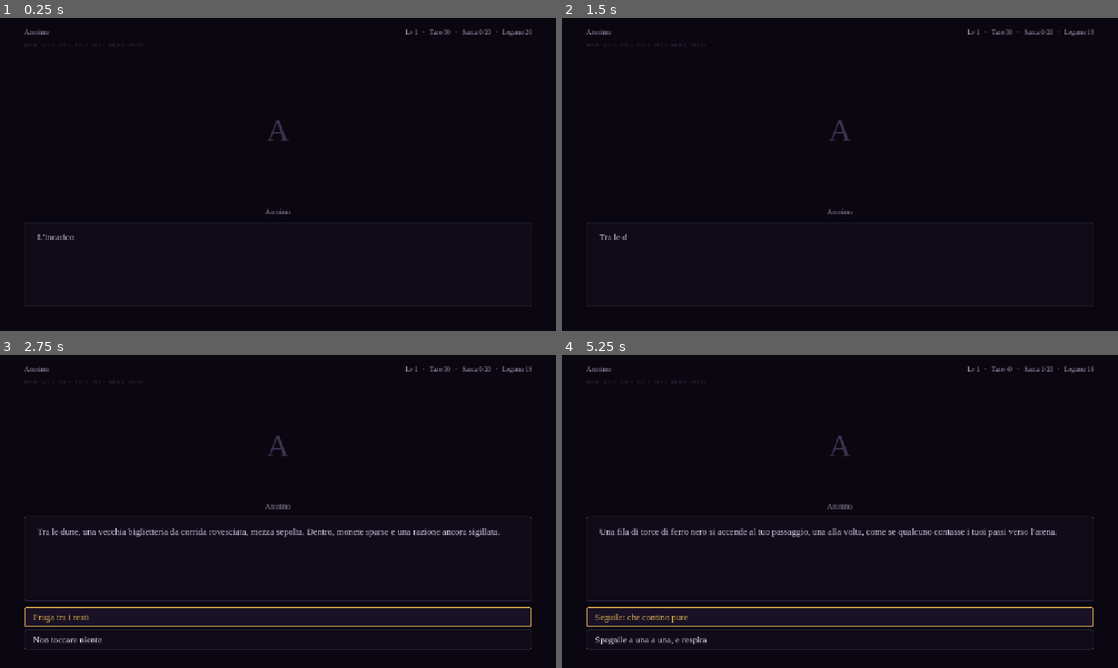
Above: before the commit, frames 1-4 (two rows, left to right).
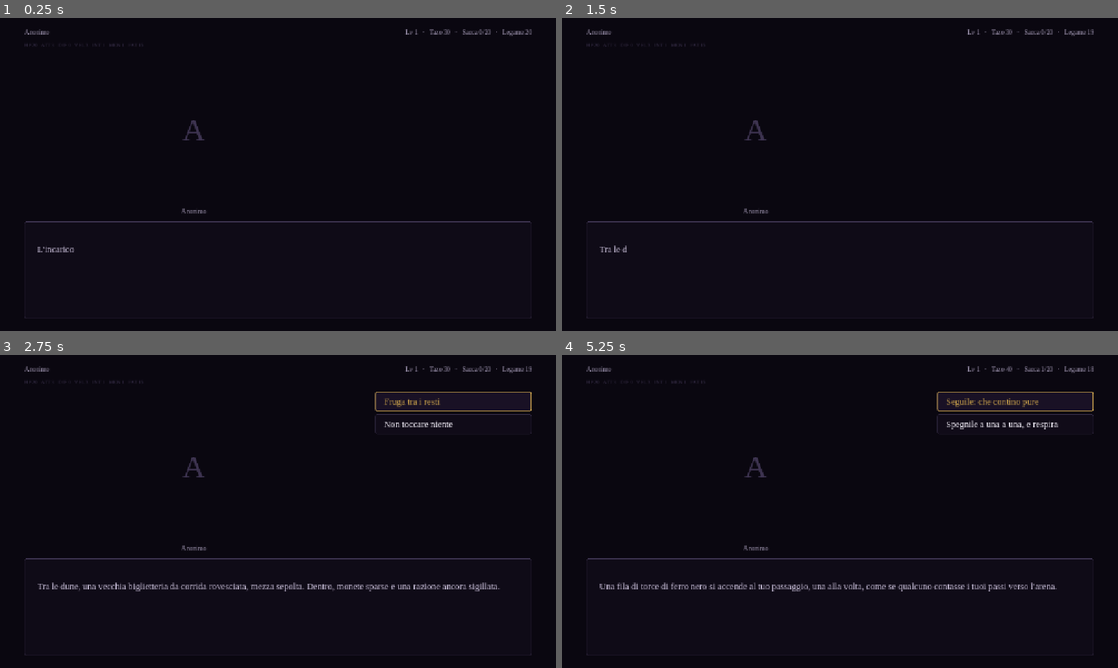
Above: after the commit, the same moments.

Repository: Rio-Chico-Devs/Carnivalz
Game: Godot game, scene res://scenes/Main.tscn
Two runs of this game, one before a commit and one after it. Both use one fixed random seed, a clock stepped at 60 frames per second and the inputs below. This scene is started directly instead of the project's main scene.
Inputs (mouse positions are in pixels of both pictures, inside the frame that each line leads up to):
- Up to frame 1 (0.25 s): no input
- Up to frame 2 (1.5 s): click (840, 174) at 0.5 s; click "Taglia per le dune" at 1.25 s
- Up to frame 3 (2.75 s): click (278, 511) at 2 s
- Up to frame 4 (5.25 s): click "Fruga tra i resti" at 2.75 s; click (840, 511) at 3.5 s; tap Enter (ui_accept) at 4.25, 4.52, 5 s; move the mouse to (962, 495) at 4.27 s; click (962, 495) at 4.42 s; move the mouse to (728, 527) at 5.02 s; click (728, 527) at 5.17 s

The runs differ from the first frame. In frame 1, 1.0% of the frame differs, in the area x 4-96%, y 32-96%; in frame 2, 0.9%; in frame 3, 4.6%; in frame 4, 4.9%, in the area x 4-96%, y 11-96%.

Commit message:
La schermata non si muove piu', ritmo del testo, Studia mirato
Cinque problemi segnalati da Bru.

1. Il box si ridimensionava. Due cause: il triangolino "vai avanti" stava
   dentro la colonna del box (comparendo aggiungeva una riga) e la
   targhetta col nome si nascondeva nelle narrazioni (togliendo la sua).
   Ora il triangolino e' un fratello del contenitore, sovrapposto in
   basso a destra, la targhetta resta sempre li' anche vuota, e
   l'altezza del box e' decisa una volta sola in _ready().

2. Le scelte spingevano su il box. Spostate nella colonna di destra, che
   tiene sempre la sua larghezza (forme.larghezza_scelte) anche quando e'
   vuota — altrimenti i ritratti si restringerebbero a ogni fine testo.
   Li' dentro anche "Parla con la squadra", "Mappa" e i compagni. Una
   scelta lunga va a capo invece di essere tagliata.

3. La mappa del tutorial non mostrava il punto d'atterraggio. Aggiunti
   "inizio" e "il masso" al grafo, con le connessioni verso il bivio.
   Perche' tornarci indietro non rifacesse gli scontri gia' vinti,
   primo_incontro e due_nemici ora hanno un vai_se_flag che salta al
   nodo successivo.

4. Il testo scorreva a velocita' costante. Adesso si ferma dove si
   fermerebbe una voce: una virgola e' un respiro corto, un punto una
   pausa, i puntini di sospensione un silenzio. BoxTesto.respiri() legge
   il testo senza bbcode e spezza il tween in pezzi di frase separati da
   tween_interval(). Durate in data/stile.json, sezione "ritmo"; si
   accorciano se il giocatore ha alzato la velocita' del testo.

5. Studia prendeva sempre il primo nemico. Ora si mira come Attacca: con
   piu' creature in campo si sceglie chi guardare. Con un nemico solo il
   menu non compare e resta a un click, come nel tutorial.

Co-Authored-By: Claude Opus 5 <noreply@anthropic.com>
Claude-Session: https://claude.ai/code/session_01AE7uzpDH1Lo1PHb29aXJxZ

Diff:
--- a/data/events_tutorial.json
+++ b/data/events_tutorial.json
@@ -2,12 +2,16 @@
 	"nodo_iniziale": "inizio",
 	"mappa_dungeon": {
 		"stanze": [
-			{ "id": "bivio", "nome": "Il bivio", "pos": [400, 400] },
-			{ "id": "pozze", "nome": "Le pozze d'acqua", "pos": [230, 260] },
-			{ "id": "collina", "nome": "La collina", "pos": [570, 260] },
+			{ "id": "inizio", "nome": "Punto d'atterraggio", "pos": [400, 610] },
+			{ "id": "masso", "nome": "Il masso e il ruscello", "pos": [400, 490] },
+			{ "id": "bivio", "nome": "Il bivio", "pos": [400, 370] },
+			{ "id": "pozze", "nome": "Le pozze d'acqua", "pos": [220, 240] },
+			{ "id": "collina", "nome": "La collina", "pos": [580, 240] },
 			{ "id": "convergenza", "nome": "Verso le urla", "pos": [400, 120] }
 		],
 		"connessioni": [
+			["inizio", "masso"],
+			["masso", "bivio"],
 			["bivio", "pozze"],
 			["bivio", "collina"],
 			["pozze", "convergenza"],
@@ -28,6 +32,7 @@
 			]
 		},
 		"primo_incontro": {
+			"vai_se_flag": { "flag": "tut_primo_goblin", "vai": "dopo_primo_goblin" },
 			"sequenza": [
 				{ "tipo": "narrazione", "testo": "Tra le felci, qualcosa ti nota e si fa avanti, saltando fuori dal suo nascondiglio, ti aggredisce." },
 				{ "tipo": "dialogo", "chi": "anonimo", "testo": "Vediamo di finire presto: non ho tempo da perdere." }
@@ -41,6 +46,7 @@
 				{ "tipo": "dialogo", "chi": "anonimo", "testo": "Le creature qui sembrano molto deboli... Qualunque cosa stia causando questa anomalia non deve essere molto forte..." }
 			],
 			"espr_sinistra": "pensiero",
+			"flag": "tut_primo_goblin",
 			"scelte": [
 				{ "testo": "Continua per la tua strada", "vai": "masso" }
 			]
@@ -54,6 +60,7 @@
 			]
 		},
 		"due_nemici": {
+			"vai_se_flag": { "flag": "tut_radura_superata", "vai": "bivio" },
 			"sequenza": [
 				{ "tipo": "narrazione", "testo": "Ti ritrovi in mezzo a una piccola radura fangosa. Le acque cristalline che emergono dai cumuli di fango umido creano un luccichio meraviglioso..." }
 			],
@@ -62,9 +69,10 @@
 		"bivio": {
 			"sequenza": [
 				{ "tipo": "dialogo", "chi": "anonimo", "testo": "Il sentiero sembra dividersi... ho un brutto presentimento... forse sarebbe meglio attraversare le pozze d'acqua." },
-				{ "tipo": "narrazione", "testo": "Da qui in avanti puoi consultare la mappa (bottone \"Mappa\") per vedere dove ti trovi e tornare nei posti che hai già visitato." }
-			],
-			"sblocca_stanze": ["bivio", "pozze", "collina"],
+				{ "tipo": "narrazione", "testo": "Il sentiero si dirama: da qui in poi conviene tenere d'occhio la mappa (bottone \"Mappa\"). Segna dove sei, e ti riporta nei posti che hai già visto senza doverli riattraversare a piedi." }
+			],
+			"flag": "tut_radura_superata",
+			"sblocca_stanze": ["inizio", "masso", "bivio", "pozze", "collina"],
 			"scena": "Il bivio: da una parte il sentiero scende verso le pozze d'acqua, dall'altra sale sulla collina. Più avanti, le urla.",
 			"scelte": [
 				{ "testo": "Scendi verso le pozze d'acqua", "vai": "pozze" },
--- a/data/stile.json
+++ b/data/stile.json
@@ -59,7 +59,8 @@
 		"padding_bottone_x": 20,
 		"padding_bottone_y": 11,
 		"altezza_box": 150,
-		"separazione": 14
+		"separazione": 14,
+		"larghezza_scelte": 360
 	},
 	"_nota_box": "Il box del testo (dialogo/narrazione/notifica) e il diario di combattimento: 'usa_texture' a true + un'i …(344 unchanged characters)…
 	"box": {
@@ -89,5 +90,11 @@
 		"uscita_sconfitto": 0.4,
 		"carta_titolo": 0.7,
 		"battito_indicatore": 0.85
+	},
+	"_nota_ritmo": "Le pause della macchina da scrivere sulla punteggiatura: il testo non scorre a velocita' costante, si ferma dove si fermerebbe una voce. In secondi, gia' divisi per la velocita' scelta dal giocatore.",
+	"ritmo": {
+		"pausa_virgola": 0.1,
+		"pausa_punto": 0.26,
+		"pausa_sospensione": 0.45
 	}
 }
--- a/scenes/BoxTesto.tscn
+++ b/scenes/BoxTesto.tscn
@@ -22,8 +22,10 @@
 scroll_active = true
 mouse_filter = 2
 
-[node name="Indicatore" type="Label" parent="Colonna"]
+[node name="Indicatore" type="Label" parent="."]
 unique_name_in_owner = true
 layout_mode = 2
+mouse_filter = 2
+text = "▼"
 horizontal_alignment = 2
-text = "▼"
+vertical_alignment = 2
--- a/scenes/Main.tscn
+++ b/scenes/Main.tscn
@@ -61,61 +61,75 @@
 layout_mode = 2
 mouse_filter = 2
 
-[node name="Palco" type="HBoxContainer" parent="Margini/Colonna"]
+[node name="Centro" type="HBoxContainer" parent="Margini/Colonna"]
 layout_mode = 2
+size_flags_vertical = 3
+mouse_filter = 1
+theme_override_constants/separation = 28
+
+[node name="Palco" type="HBoxContainer" parent="Margini/Colonna/Centro"]
+layout_mode = 2
+size_flags_horizontal = 3
 size_flags_vertical = 3
 mouse_filter = 2
 theme_override_constants/separation = 24
 
-[node name="SlotSinistra" parent="Margini/Colonna/Palco" instance=ExtResource("2_ritratto")]
+[node name="SlotSinistra" parent="Margini/Colonna/Centro/Palco" instance=ExtResource("2_ritratto")]
 unique_name_in_owner = true
 layout_mode = 2
 size_flags_horizontal = 3
 size_flags_vertical = 3
 
-[node name="SlotCentro" parent="Margini/Colonna/Palco" instance=ExtResource("2_ritratto")]
+[node name="SlotCentro" parent="Margini/Colonna/Centro/Palco" instance=ExtResource("2_ritratto")]
 unique_name_in_owner = true
 visible = false
 layout_mode = 2
 size_flags_horizontal = 3
 size_flags_vertical = 3
 
-[node name="SlotDestra" parent="Margini/Colonna/Palco" instance=ExtResource("2_ritratto")]
+[node name="SlotDestra" parent="Margini/Colonna/Centro/Palco" instance=ExtResource("2_ritratto")]
 unique_name_in_owner = true
 visible = false
 layout_mode = 2
 size_flags_horizontal = 3
 size_flags_vertical = 3
 
+[node name="ColonnaAzioni" type="VBoxContainer" parent="Margini/Colonna/Centro"]
+unique_name_in_owner = true
+layout_mode = 2
+size_flags_vertical = 3
+mouse_filter = 1
+theme_override_constants/separation = 10
+
+[node name="Scelte" type="VBoxContainer" parent="Margini/Colonna/Centro/ColonnaAzioni"]
+unique_name_in_owner = true
+layout_mode = 2
+theme_override_constants/separation = 6
+
+[node name="RigaAzioni" type="VBoxContainer" parent="Margini/Colonna/Centro/ColonnaAzioni"]
+unique_name_in_owner = true
+layout_mode = 2
+theme_override_constants/separation = 6
+
+[node name="BottoneDialoga" type="Button" parent="Margini/Colonna/Centro/ColonnaAzioni/RigaAzioni"]
+unique_name_in_owner = true
+layout_mode = 2
+text = "Parla con la squadra"
+
+[node name="BottoneMappa" type="Button" parent="Margini/Colonna/Centro/ColonnaAzioni/RigaAzioni"]
+unique_name_in_owner = true
+layout_mode = 2
+text = "Mappa"
+
+[node name="MenuCompagni" type="VBoxContainer" parent="Margini/Colonna/Centro/ColonnaAzioni/RigaAzioni"]
+unique_name_in_owner = true
+layout_mode = 2
+theme_override_constants/separation = 6
+
 [node name="BoxTesto" parent="Margini/Colonna" instance=ExtResource("3_box")]
 unique_name_in_owner = true
 layout_mode = 2
 size_flags_vertical = 0
-
-[node name="Scelte" type="VBoxContainer" parent="Margini/Colonna"]
-unique_name_in_owner = true
-layout_mode = 2
-theme_override_constants/separation = 6
-
-[node name="RigaAzioni" type="HBoxContainer" parent="Margini/Colonna"]
-unique_name_in_owner = true
-layout_mode = 2
-theme_override_constants/separation = 8
-
-[node name="BottoneDialoga" type="Button" parent="Margini/Colonna/RigaAzioni"]
-unique_name_in_owner = true
-layout_mode = 2
-text = "Parla con la squadra"
-
-[node name="BottoneMappa" type="Button" parent="Margini/Colonna/RigaAzioni"]
-unique_name_in_owner = true
-layout_mode = 2
-text = "Mappa"
-
-[node name="MenuCompagni" type="HBoxContainer" parent="Margini/Colonna/RigaAzioni"]
-unique_name_in_owner = true
-layout_mode = 2
-theme_override_constants/separation = 8
 
 [node name="CartaTitolo" type="Control" parent="."]
 unique_name_in_owner = true
--- a/scripts/BoxTesto.gd
+++ b/scripts/BoxTesto.gd
@@ -15,11 +15,23 @@
 # visual novel, e la cosa che i giocatori si aspettano senza doverla imparare).
 # Finita la scrittura compare il triangolino che pulsa in basso a destra.
 #
+# La macchina da scrivere non va a velocita' costante: si ferma dove si
+# fermerebbe una voce. Una virgola e' un respiro corto, un punto una pausa
+# vera, i puntini di sospensione un silenzio. Il testo arriva a pezzi di
+# frase invece che a filo continuo - la stessa frase letta ad alta voce.
+# Le durate stanno in data/stile.json, sezione "ritmo".
+#
 # Altezza SEMPRE fissa (Stile.forma("altezza_box")): "fit_content" e' spento
 # apposta. Un messaggio piu' lungo di un altro non deve far crescere il box
 # e spingere su/giu' tutto il resto della schermata (i ritratti sopra) - se
 # un testo non ci sta, scorre dentro il box (scroll_active), il box stesso
-# non si muove mai.
+# non si muove mai. Per lo stesso motivo:
+#   - il triangolino "vai avanti" NON sta nella colonna: e' un fratello del
+#     contenitore, sovrapposto in basso a destra. Se stesse nel flusso, il
+#     box crescerebbe di una riga ogni volta che compare.
+#   - la targhetta col nome non si nasconde mai: quando non parla nessuno
+#     resta li' vuota. Nasconderla toglierebbe la sua riga e farebbe saltare
+#     su il testo tra una narrazione e un dialogo.
 
 signal scrittura_finita
 
@@ -39,22 +51,33 @@
 	indicatore.add_theme_font_size_override("font_size", Stile.dimensione("piccolo"))
 	indicatore.visible = false
 	testo.custom_minimum_size = Vector2(0, Stile.forma("altezza_box"))
+	# la targhetta tiene la sua riga anche quando e' vuota: se collassasse, il
+	# testo salterebbe su di una riga passando da un dialogo a una narrazione
+	var altezza_nome := 0.0
+	var font_nome := targhetta.get_theme_font("font")
+	if font_nome != null:
+		altezza_nome = font_nome.get_height(Stile.dimensione("nome"))
+		targhetta.custom_minimum_size = Vector2(0, altezza_nome)
+	# l'altezza del box e' decisa qui una volta per tutte e non cambia piu':
+	# testo + riga della targhetta + separazione + i margini della cornice
+	var cornice := Stile.stile_box_testo()
+	custom_minimum_size = Vector2(0, Stile.forma("altezza_box") + altezza_nome + 8
+			+ cornice.get_margin(SIDE_TOP) + cornice.get_margin(SIDE_BOTTOM))
 
 func mostra(tipo: String, contenuto: String, nome_parlante: String) -> void:
 	visible = true
 	testo.scroll_to_line(0)  # nuovo messaggio: si riparte sempre dall'inizio del testo
 	match tipo:
 		"dialogo":
-			targhetta.visible = nome_parlante != ""
 			targhetta.text = nome_parlante
 			testo.text = contenuto
 			testo.add_theme_color_override("default_color", Stile.colore("testo"))
 		"notifica":
-			targhetta.visible = false
+			targhetta.text = ""
 			testo.text = "[center]%s[/center]" % contenuto
 			testo.add_theme_color_override("default_color", Stile.colore("accento"))
 		_:
-			targhetta.visible = false
+			targhetta.text = ""
 			testo.text = "[i]%s[/i]" % contenuto
 			testo.add_theme_color_override("default_color", Stile.colore("narrazione"))
 	scrivi_a_macchina()
@@ -71,8 +94,60 @@
 	testo.visible_ratio = 0.0
 	sta_scrivendo = true
 	tween_testo = create_tween()
-	tween_testo.tween_property(testo, "visible_ratio", 1.0, float(totale) / velocita)
+	# un pezzo di tween per ogni pezzo di frase, con in mezzo il respiro
+	var scritti := 0
+	for respiro in respiri(testo.get_parsed_text()):
+		var fino_a: int = mini(int(respiro[0]), totale)
+		var pausa: float = float(respiro[1])
+		if fino_a <= scritti or fino_a >= totale:
+			continue
+		tween_testo.tween_property(testo, "visible_ratio", float(fino_a) / float(totale),
+				float(fino_a - scritti) / velocita)
+		if pausa > 0.0:
+			# chi ha alzato la velocita' del testo vuole meno attesa anche qui
+			tween_testo.tween_interval(pausa / maxf(Impostazioni.velocita_testo, 0.1))
+		scritti = fino_a
+	if scritti < totale:
+		tween_testo.tween_property(testo, "visible_ratio", 1.0,
+				float(totale - scritti) / velocita)
 	tween_testo.finished.connect(conclusione)
+
+func respiri(grezzo: String) -> Array:
+	# [[indice a cui fermarsi, secondi di pausa], ...]. "grezzo" e' il testo
+	# senza bbcode: gli indici combaciano con quelli di visible_ratio.
+	var punti: Array = []
+	var lunghezza := grezzo.length()
+	var i := 0
+	while i < lunghezza:
+		var c := grezzo[i]
+		if c == ".":
+			# quanti punti di fila: uno e' un punto fermo, tre sono un silenzio
+			var fine := i
+			while fine < lunghezza and grezzo[fine] == ".":
+				fine += 1
+			var quanti := fine - i
+			if _c_e_altro_dopo(grezzo, fine):
+				punti.append([fine, Stile.ritmo("pausa_sospensione") if quanti >= 2 else Stile.ritmo("pausa_punto")])
+			i = fine
+			continue
+		if c == "!" or c == "?":
+			var fine_forte := i
+			while fine_forte < lunghezza and (grezzo[fine_forte] == "!" or grezzo[fine_forte] == "?"):
+				fine_forte += 1
+			if _c_e_altro_dopo(grezzo, fine_forte):
+				punti.append([fine_forte, Stile.ritmo("pausa_punto")])
+			i = fine_forte
+			continue
+		if c == "," or c == ";" or c == ":":
+			if _c_e_altro_dopo(grezzo, i + 1):
+				punti.append([i + 1, Stile.ritmo("pausa_virgola")])
+		i += 1
+	return punti
+
+func _c_e_altro_dopo(grezzo: String, da: int) -> bool:
+	# non ha senso respirare sull'ultima punteggiatura della frase: il
+	# messaggio finisce li' e la pausa la fa gia' il giocatore
+	return grezzo.substr(da).strip_edges() != ""
 
 func completa() -> void:
 	# il giocatore ha fretta: il testo si chiude subito, senza saltare nulla
--- a/scripts/Combattimento.gd
+++ b/scripts/Combattimento.gd
@@ -457,7 +457,7 @@
 				"difendi":
 					difendi(attaccante)
 				"studia":
-					studia(attaccante)
+					studia(attaccante, bersaglio_scelto)
 				"oggetto":
 					usa_oggetto(attaccante, azione.id)
 				"alleato":
@@ -597,9 +597,22 @@
 		bottone_azione("Attacca %s" % nemico.nome, _scegli.bind({"tipo": "attacca", "bersaglio": nemico}))
 	bottone_azione("Indietro", mostra_azioni)
 
+func _menu_studia() -> void:
+	# studiare e' un'azione mirata quanto attaccare: con piu' creature in campo
+	# si sceglie chi guardare, non si prende quella che capita per prima
+	var nemici := vivi(false)
+	if nemici.size() <= 1:
+		_scegli({"tipo": "studia", "bersaglio": nemici[0] if not nemici.is_empty() else {}})
+		return
+	pulisci_azioni()
+	for nemico in nemici:
+		bottone_azione("Studia %s" % nemico.nome,
+				_scegli.bind({"tipo": "studia", "bersaglio": nemico}))
+	bottone_azione("Indietro", _menu_abilita)
+
 func _menu_abilita() -> void:
 	pulisci_azioni()
-	bottone_azione("Studia", _scegli.bind({"tipo": "studia"}))
+	bottone_azione("Studia", _menu_studia)
 	if "provocazione" in GameState.classi.get(attaccante_corrente.id, {}).get("abilita", []):
 		bottone_azione("Provoca", _scegli.bind({"tipo": "provoca"}))
 	if "attacco_area" in GameState.classi.get(attaccante_corrente.id, {}).get("abilita", []):
@@ -700,8 +713,10 @@
 		if not bersaglio.is_empty():
 			colpisci_diretto(bersaglio, int(effetto.danno))
 
-func studia(chi: Dictionary) -> void:
-	var bersaglio := primo_nemico()
+func studia(chi: Dictionary, scelto: Dictionary = {}) -> void:
+	# il bersaglio arriva dal menu; se e' caduto nel frattempo (o se qualcuno
+	# chiama studia() senza sceglierlo) si ripiega sulla fonte
+	var bersaglio := scelto if not scelto.is_empty() and int(scelto.get("hp", 0)) > 0 else primo_nemico()
 	if bersaglio.is_empty():
 		return
 	if not portatore_frenesia.is_empty() and bersaglio.id == portatore_frenesia.id \
--- a/scripts/Main.gd
+++ b/scripts/Main.gd
@@ -28,6 +28,13 @@
 # il vecchio campo "testo" (diventa un'unica narrazione, per compatibilità
 # con i contenuti non ancora convertiti).
 #
+# Schermata a tre fasce che non si muovono mai: barra di stato in alto, in
+# mezzo il palco dei ritratti con a destra la colonna delle scelte (larghezza
+# sempre riservata, anche vuota), e il box del testo inchiodato in basso a
+# un'altezza fissa. Niente di quello che compare o sparisce - triangolino,
+# scelte, bottoni - puo' far muovere il resto: era la cosa piu' fastidiosa
+# della vecchia disposizione, dove ogni click faceva ballare mezza schermata.
+#
 # Palco dei ritratti sopra il box: a sinistra il protagonista (o un
 # alternativo indicato dal nodo), a destra l'interlocutore. Se il nodo indica
 # "centro", parla un solo personaggio al centro e i due spazi laterali
@@ -50,7 +57,8 @@
 @onready var contenitore_scelte: VBoxContainer = %Scelte
 @onready var bottone_dialoga: Button = %BottoneDialoga
 @onready var bottone_mappa: Button = %BottoneMappa
-@onready var menu_compagni: HBoxContainer = %MenuCompagni
+@onready var menu_compagni: VBoxContainer = %MenuCompagni
+@onready var colonna_azioni: VBoxContainer = %ColonnaAzioni
 @onready var etichetta_party: Label = %Party
 @onready var etichetta_risorse: Label = %Risorse
 @onready var etichetta_stat: Label = %BarraStat
@@ -91,6 +99,10 @@
 
 func applica_stile() -> void:
 	sfondo.color = Stile.colore("sfondo")
+	# la colonna delle scelte tiene sempre la sua larghezza, anche quando e'
+	# vuota: se comparisse solo al momento del bisogno, i ritratti si
+	# restringerebbero di colpo a ogni fine testo
+	colonna_azioni.custom_minimum_size = Vector2(Stile.forma("larghezza_scelte"), 0)
 	Stile.etichetta_piccola(etichetta_party)
 	Stile.etichetta_piccola(etichetta_risorse)
 	etichetta_stat.add_theme_font_size_override("font_size", Stile.dimensione("minuscolo"))
@@ -641,15 +653,13 @@
 			and tra[0] in GameState.party and tra[1] in GameState.party:
 		var nome_a: String = String(GameState.classi.get(tra[0], {}).get("nome", tra[0]))
 		var nome_b: String = String(GameState.classi.get(tra[1], {}).get("nome", tra[1]))
-		var bottone_conv := Button.new()
-		bottone_conv.text = "%s e %s stanno parlando..." % [nome_a, nome_b]
+		var bottone_conv := bottone_scelta("%s e %s stanno parlando..." % [nome_a, nome_b])
 		bottone_conv.pressed.connect(_su_conversazione.bind(conversazione))
 		menu_compagni.add_child(bottone_conv)
 	for id_classe in GameState.party:
 		if id_classe == GameState.id_protagonista:
 			continue
-		var bottone := Button.new()
-		bottone.text = String(GameState.classi.get(id_classe, {}).get("nome", id_classe))
+		var bottone := bottone_scelta(String(GameState.classi.get(id_classe, {}).get("nome", id_classe)))
 		bottone.pressed.connect(_su_compagno.bind(id_classe))
 		menu_compagni.add_child(bottone)
 
--- a/scripts/Stile.gd
+++ b/scripts/Stile.gd
@@ -50,6 +50,10 @@
 
 func caratteri_al_secondo() -> float:
 	return float(dati.get("tempi", {}).get("caratteri_al_secondo", 45))
+
+func ritmo(nome: String) -> float:
+	# le pause della macchina da scrivere sulla punteggiatura
+	return float(dati.get("ritmo", {}).get(nome, 0.0))
 
 # --- font ---
 
@@ -230,10 +234,14 @@
 
 func scelta(bottone: Button) -> void:
 	# le scelte di un dialogo si leggono come righe di un elenco, non come
-	# pulsanti da modulo: testo a sinistra, tutta la larghezza disponibile
+	# pulsanti da modulo: testo a sinistra, tutta la larghezza disponibile.
+	# Stanno nella colonna stretta di destra, quindi una scelta lunga va a
+	# capo da sola invece di essere tagliata a meta' parola.
 	bottone.alignment = HORIZONTAL_ALIGNMENT_LEFT
 	bottone.size_flags_horizontal = Control.SIZE_EXPAND_FILL
 	bottone.custom_minimum_size = Vector2(0, 44)
+	bottone.autowrap_mode = TextServer.AUTOWRAP_WORD_SMART
+	bottone.clip_text = false
 
 func etichetta_piccola(etichetta: Label) -> void:
 	etichetta.add_theme_font_size_override("font_size", dimensione("piccolo"))
Not shown, changed: README.md
Not shown, changed: docs/dialoghi_demo.md
